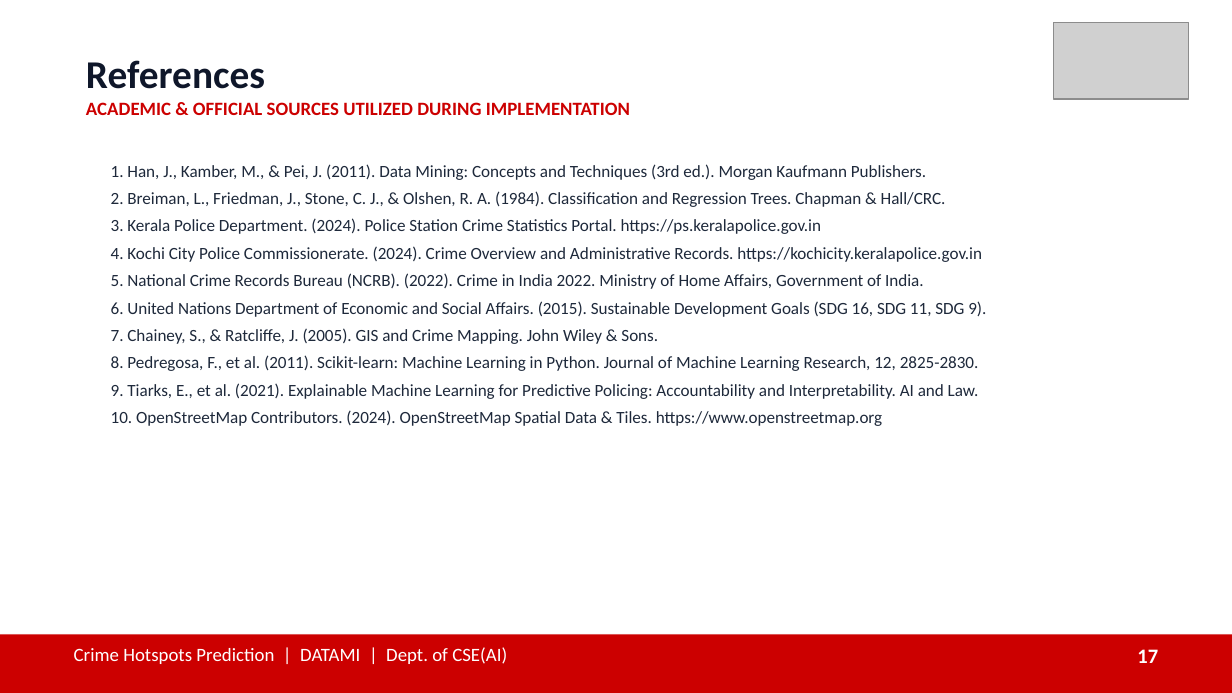
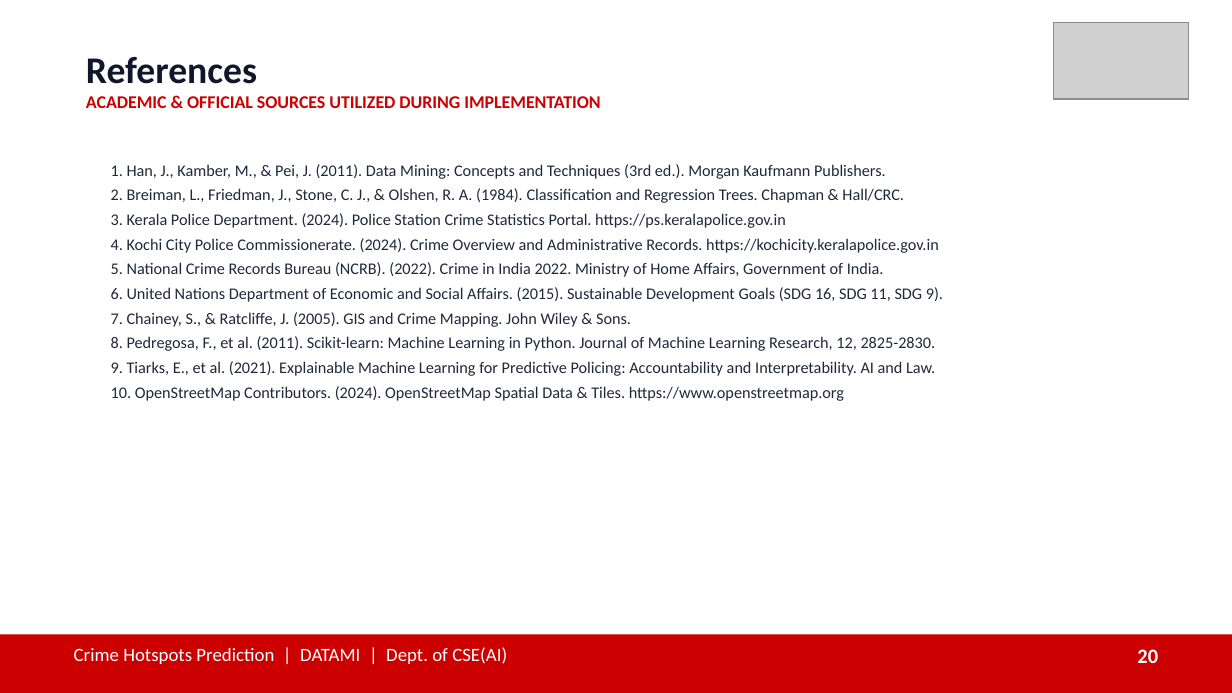
Before and after one commit to JVN321/DATAMI, a slide deck: slide 20 of presentation/Crime_Hotspots_Prediction_DATAMI.pptx (slide 17 before the commit). Drawn at 1232x693 pixels with LibreOffice and Linux fonts; fonts in the diff are those of the drawing; grey boxes stand for pictures. Boxes give left, top, right and bottom in pixels: in the first picture for what was removed or moved away, otherwise in the second. Text is boxed around its words. In the diff, an @@ line names an element or a change of style, - is before the commit and + after.

Commit message:
feat: expand presentation structure with 19 detailed slides and syllabus mappings

```diff
--- a/presentation/Crime_Hotspots_Prediction_DATAMI.pptx
+++ b/presentation/Crime_Hotspots_Prediction_DATAMI.pptx
@@ text "References" at (86, 57, 600, 108): size 23 to 22 pt in "References"; size 11 to 10.5 pt in "ACADEMIC & OFFICIAL SOURCES UTILIZED DURING IMPLEMENTATION" @@
@@ text "1. Han, J., Kamber, M., ..." at (111, 164, 943, 401): size 10 to 9.5 pt; less space between paragraphs @@
@@ text at (1137, 649, 1158, 663): text changed @@
-17
+20
```
Also in this commit, not shown: 15 other slides changed, 4 slides added, 1 slide removed, 25 other files.
